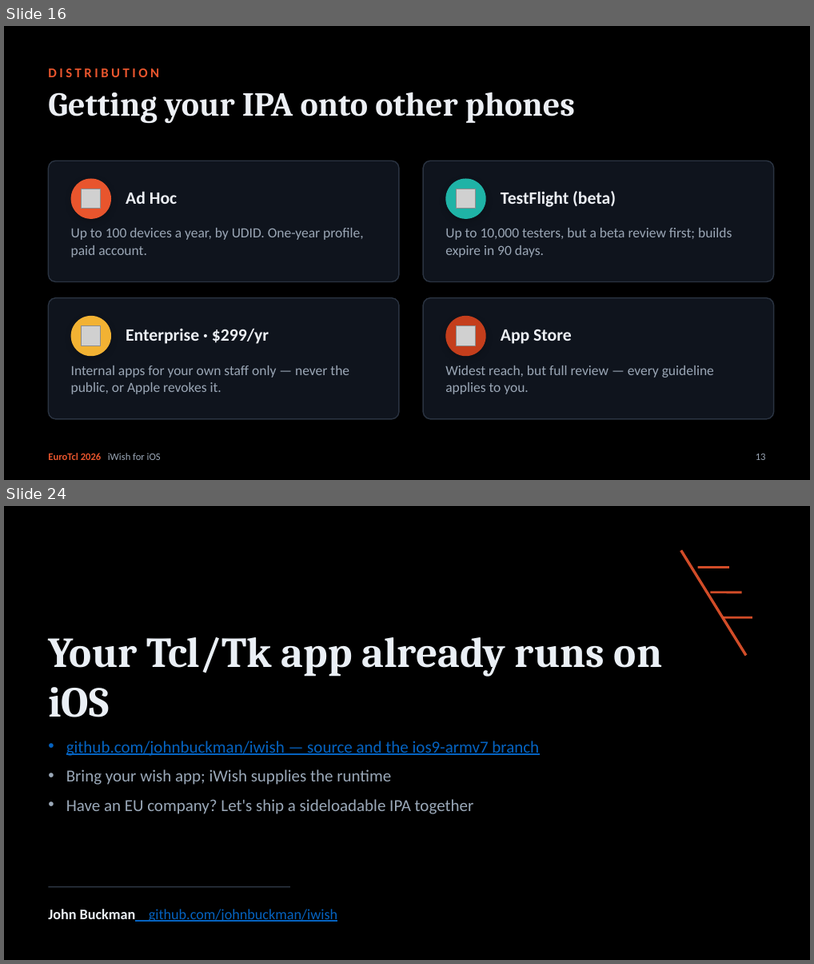
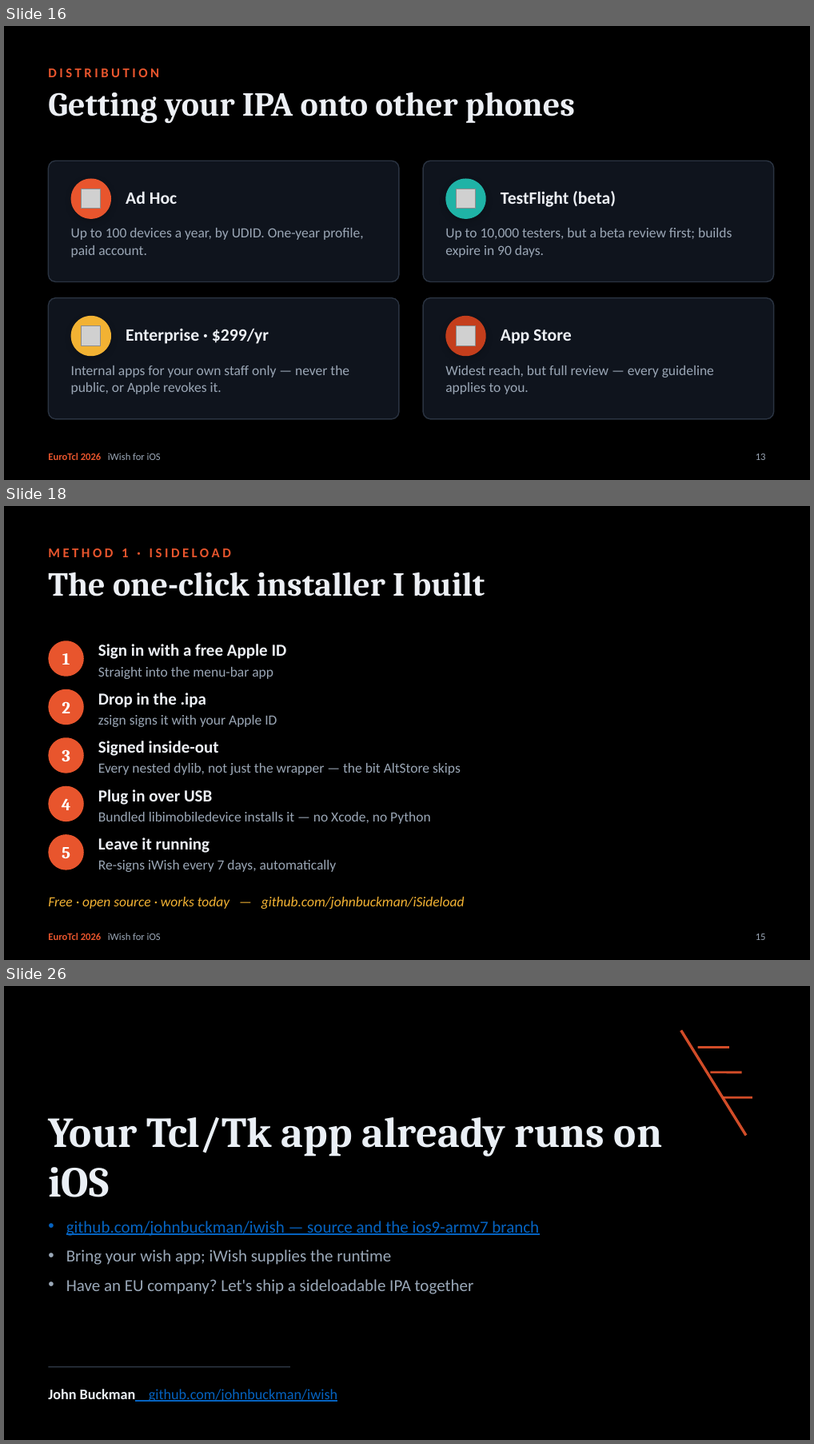
Before and after one commit to johnbuckman/iwish, a slide deck: iWish-for-iOS.pptx. Shown one above the other, each under a label of ours: slides 16 and 24 before the commit, slides 16, 18 and 26 after it; the slides between them are not shown. The pictures are 814x964 and 814x1444 pixels, drawn with LibreOffice and Linux fonts; fonts in the diff are those of the drawing; grey boxes stand for pictures. Boxes give left, top, right and bottom in pixels: in the first picture for what was removed or moved away, otherwise in the second. Text is boxed around its words. In the diff, an @@ line names an element or a change of style, - is before the commit and + after.

```diff
--- a/iWish-for-iOS.pptx
+++ b/iWish-for-iOS.pptx
@@ slide 18 added at [4, 506, 810, 960], background #000000 @@
@@ text added at [48, 548, 231, 557], 12 pt, text #E8552D, bold @@
+METHOD 1 · ISIDELOAD
@@ text added at [48, 572, 485, 596], 30 pt, text #ECEFF4, bold @@
+The one-click installer I built
@@ ellipse added at [48, 640, 84, 676], fill #E8552D @@
@@ text added at [98, 644, 287, 659], 15 pt, text #ECEFF4, bold @@
+Sign in with a free Apple ID
@@ text added at [62, 653, 70, 664], 15 pt, text #FFFFFF, bold @@
+1
@@ text added at [98, 667, 274, 679], 12.5 pt, text #9AA6B5 @@
+Straight into the menu-bar app
@@ ellipse added at [48, 689, 84, 724], fill #E8552D @@
@@ text added at [98, 692, 206, 708], 15 pt, text #ECEFF4, bold @@
+Drop in the .ipa
@@ text added at [62, 701, 70, 713], 15 pt, text #FFFFFF, bold @@
+2
@@ text added at [98, 715, 277, 727], 12.5 pt, text #9AA6B5 @@
+zsign signs it with your Apple ID
@@ ellipse added at [48, 737, 84, 773], fill #E8552D @@
@@ text added at [98, 740, 219, 756], 15 pt, text #ECEFF4, bold @@
+Signed inside-out
@@ text added at [62, 749, 70, 761], 15 pt, text #FFFFFF, bold @@
+3
@@ text added at [98, 763, 461, 775], 12.5 pt, text #9AA6B5 @@
+Every nested dylib, not just the wrapper — the bit AltStore skips
@@ ellipse added at [48, 786, 84, 821], fill #E8552D @@
@@ text added at [98, 789, 212, 804], 15 pt, text #ECEFF4, bold @@
+Plug in over USB
@@ text added at [62, 798, 71, 810], 15 pt, text #FFFFFF, bold @@
+4
@@ text added at [98, 812, 431, 824], 12.5 pt, text #9AA6B5 @@
+Bundled libimobiledevice installs it — no Xcode, no Python
@@ ellipse added at [48, 834, 84, 870], fill #E8552D @@
@@ text added at [98, 837, 210, 852], 15 pt, text #ECEFF4, bold @@
+Leave it running
@@ text added at [62, 847, 70, 858], 15 pt, text #FFFFFF, bold @@
+5
@@ text added at [98, 860, 337, 872], 12.5 pt, text #9AA6B5 @@
+Re-signs iWish every 7 days, automatically
@@ text added at [48, 896, 465, 908], 12.5 pt, text #F2B233, italic @@
+Free · open source · works today — github.com/johnbuckman/iSideload
@@ text added at [48, 932, 161, 940], 9 pt, text #E8552D, bold @@
+EuroTcl 2026 iWish for iOS
@@ text added at [756, 933, 766, 940], 9 pt, text #9AA6B5 @@
+15
@@ what was slide 24 is now slide 26 @@
```
Also in this commit, not shown: 7 slides changed, 1 other slide added, 3 other files.
